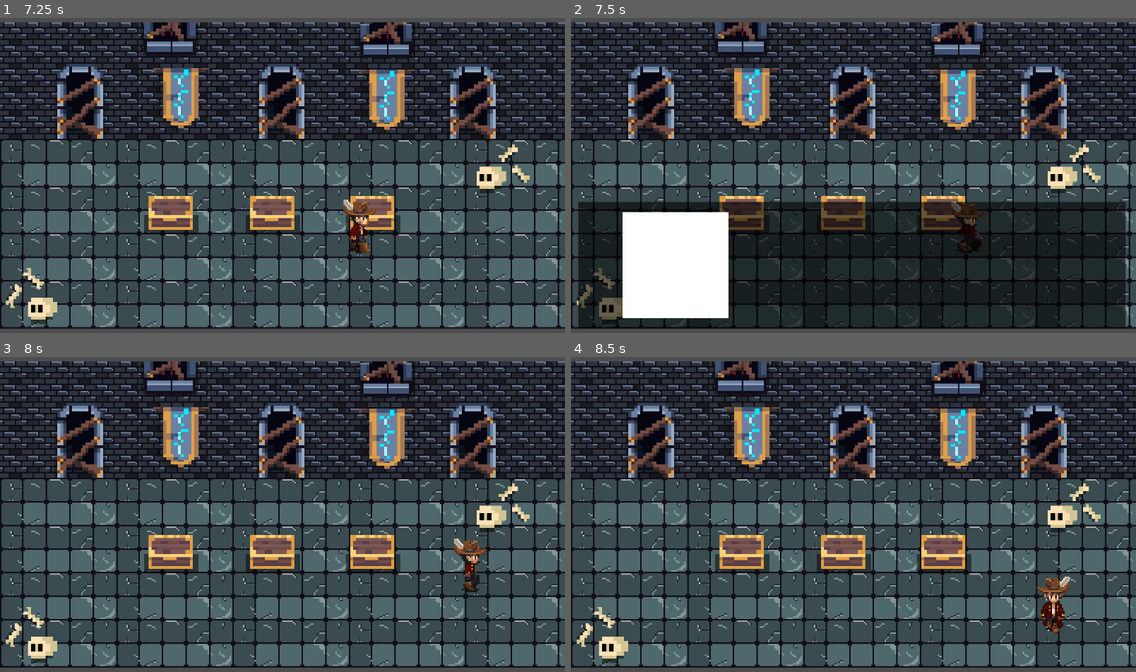
Above: before the commit, frames 1-4 (two rows, left to right).
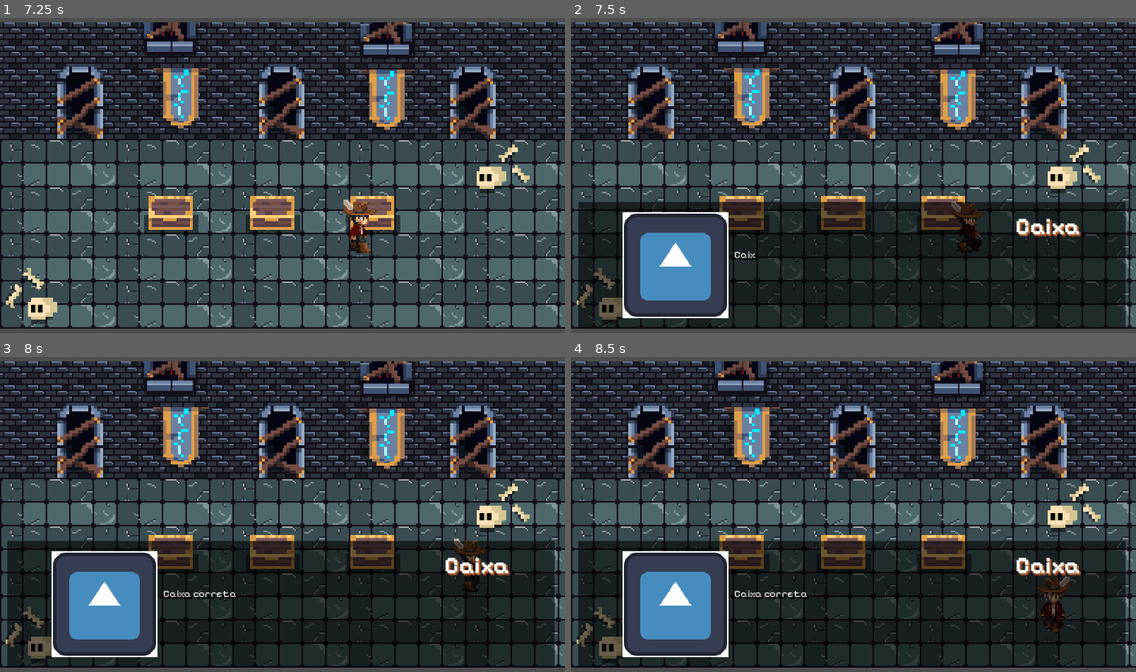
Above: after the commit, the same moments.

Repository: luuhkkj/Eyesland
Game: Godot game, scene res://Historia/Ato II/caverna3c.tscn
Two runs of this game, one before a commit and one after it. Both use one fixed random seed, a clock stepped at 60 frames per second and the inputs below. This scene is started directly instead of the project's main scene. The engine's default icon, where the game draws it, is replaced by a stand-in: a white triangle on a blue panel in a dark square.
Inputs (mouse positions are in pixels of both pictures, inside the frame that each line leads up to):
- Up to frame 1 (7.25 s): tap Enter (ui_accept) at 0.5, 0.77, 1.52, 2, 3.02, 3.77, 4.52, 6.02, 6.77 s; move the mouse to (254, 238) at 0.52 s; hold F (interagir) 0.53-1.28 s; hold W (up) 0.53-2.03 s; move the mouse to (452, 222) at 1.27 s; tap F (interagir) at 1.35, 2.3, 3.05, 4.35, 5.3, 6.05 s; move the mouse to (113, 128) at 2.02 s; hold Right mouse button (right_click) 2.03-2.78 s; hold A (left) 2.03-3.53 s; move the mouse to (310, 175) at 2.77 s; tap E (usar_item) at 2.85, 5.85 s; move the mouse to (197, 96) at 3.52 s; hold S (down) 3.53-4.28 s; hold F (interagir) 3.53-4.28 s; move the mouse to (406, 159) at 4.27 s; hold D (right) 4.28-5.03 s; move the mouse to (169, 191) at 5.02 s; hold W (up) 5.03-5.78 s; hold Right mouse button (right_click) 5.03-5.78 s; move the mouse to (339, 106) at 5.77 s; hold D (right) from 5.78 s (still down); move the mouse to (254, 238) at 6.52 s; hold F (interagir) from 6.53 s (still down)
- Up to frame 2 (7.5 s): keep holding D (right); move the mouse to (1023, 222) at 7.27 s; release F (interagir) at 7.28 s; tap F (interagir) at 7.35 s
- Up to frame 3 (8 s): keep holding D (right); tap Enter (ui_accept) at 7.52 s
- Up to frame 4 (8.5 s): move the mouse to (684, 467) at 8.02 s; release D (right) at 8.03 s; hold S (down) from 8.03 s (still down); hold Right mouse button (right_click) from 8.03 s (still down); tap F (interagir) at 8.3 s

Frame 1 is identical in both runs. In frame 2, 6.2% of the frame differs, in the area x 9-91%, y 62-95%; in frame 3, 34%, in the area x 1-99%, y 58-99%; in frame 4, 34%.
Error before the commit: Out of bounds get index '0' (on base: 'Dictionary') (res://Geral/Dialogo/dialog_screen.gd:49)

Commit message:
fix(dialog): corrige indexação do dicionário de diálogo para base 0
Alterada a primeira chave do dicionário de diálogo de 1 para 0,
correspondendo ao valor inicial de _id definido em caixadialogo.gd.

Diff:
--- a/Geral/caixadialogo.gd
+++ b/Geral/caixadialogo.gd
@@ -20,7 +20,7 @@
 func iniciar_conversa():
 	# 1. Primeiro criamos a variável com os textos e escolhas
 	var falas_teste = {
-		1: {
+		0: {
 			"title": "Caixa",
 			"dialog": "Caixa correta",
 			"faceset": "res://icon.svg",
